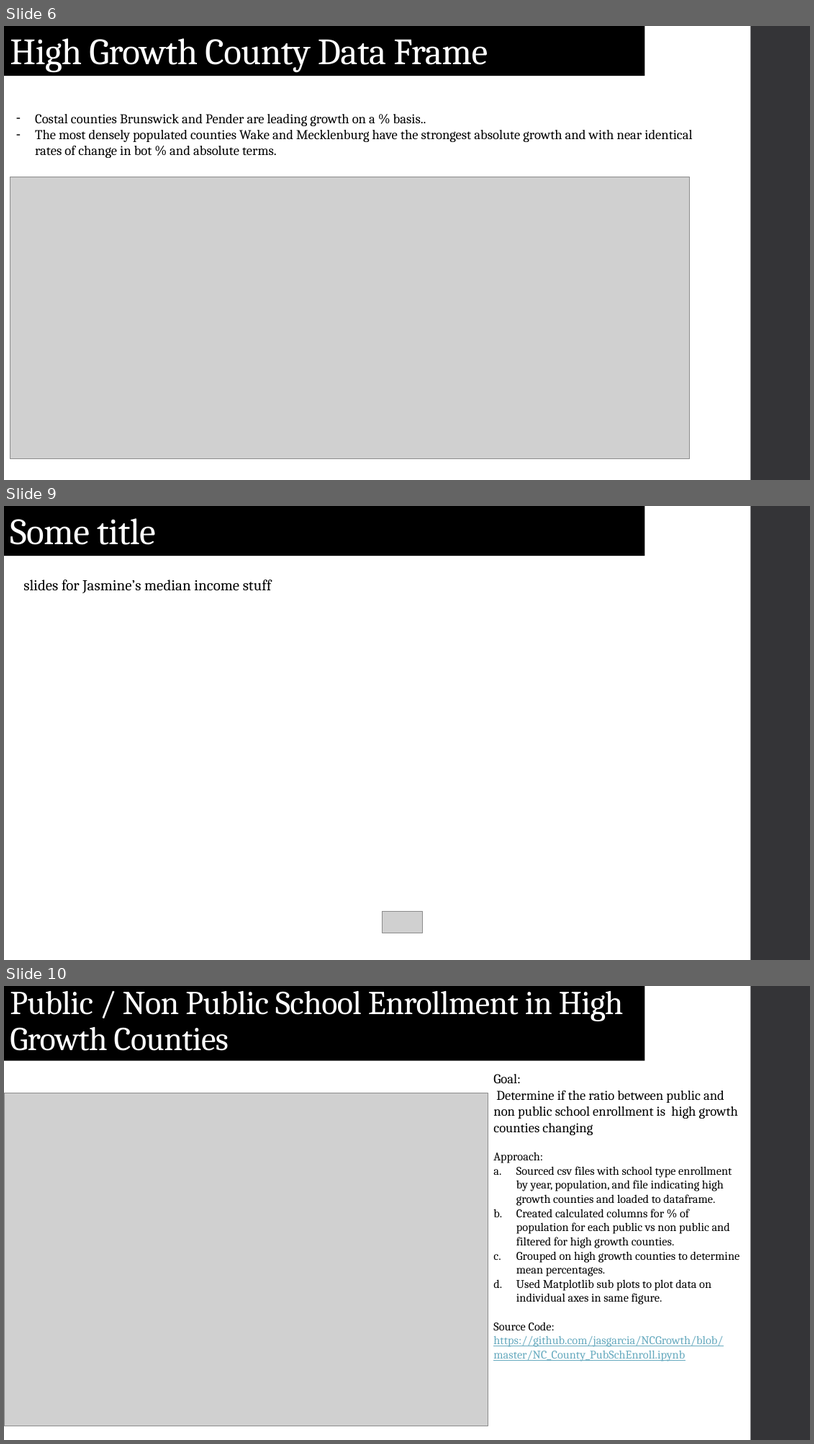
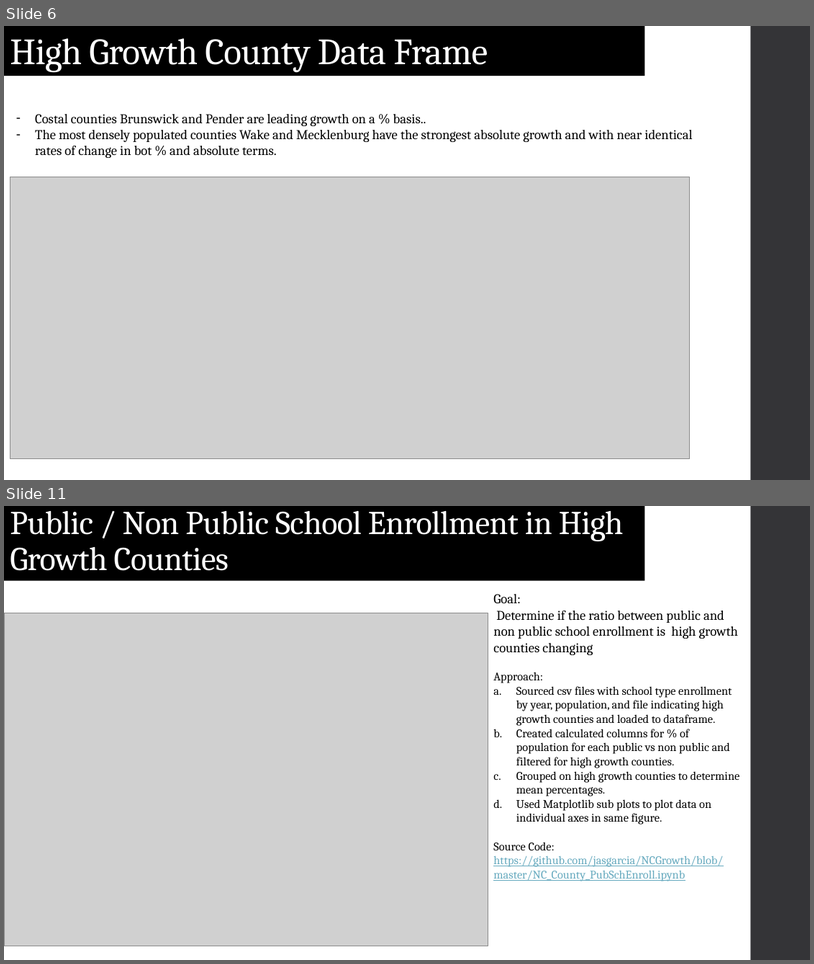
Before and after one commit to jasgarcia/NCGrowth, a slide deck: presentation/NC Growth.pptx. Shown one above the other, each under a label of ours: slides 6, 9 and 10 before the commit, slides 6 and 11 after it; the slides between them are not shown. The pictures are 814x1444 and 814x964 pixels, drawn with LibreOffice and Linux fonts; fonts in the diff are those of the drawing; grey boxes stand for pictures. Boxes give left, top, right and bottom in pixels: in the first picture for what was removed or moved away, otherwise in the second. Text is boxed around its words. In the diff, an @@ line names an element or a change of style, - is before the commit and + after.

```diff
--- a/presentation/NC Growth.pptx
+++ b/presentation/NC Growth.pptx
@@ slide 9 removed at (4, 506, 810, 960), background #FFFFFF; not listed: 1 template element that a slide beside it also shows @@
@@ title removed at (4, 506, 646, 556) @@
-Some title
@@ text removed at (23, 579, 272, 593) @@
-slides for Jasmine’s median income stuff
@@ picture removed at (382, 911, 422, 933) @@
@@ what was slide 10 is now slide 11 @@
```
Also in this commit, not shown: 2 slides changed, 3 slides added, 1 other slide removed.
